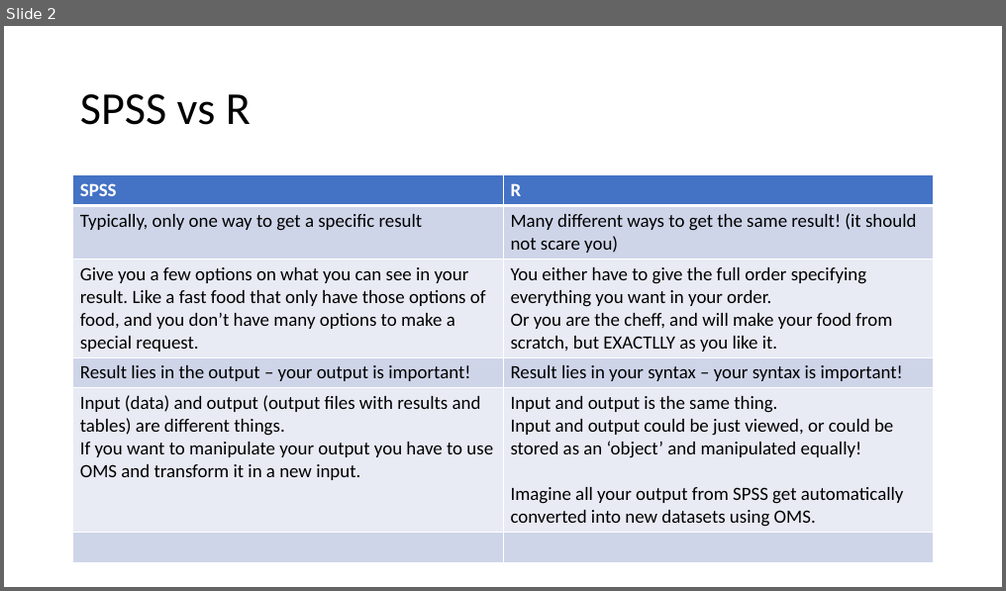
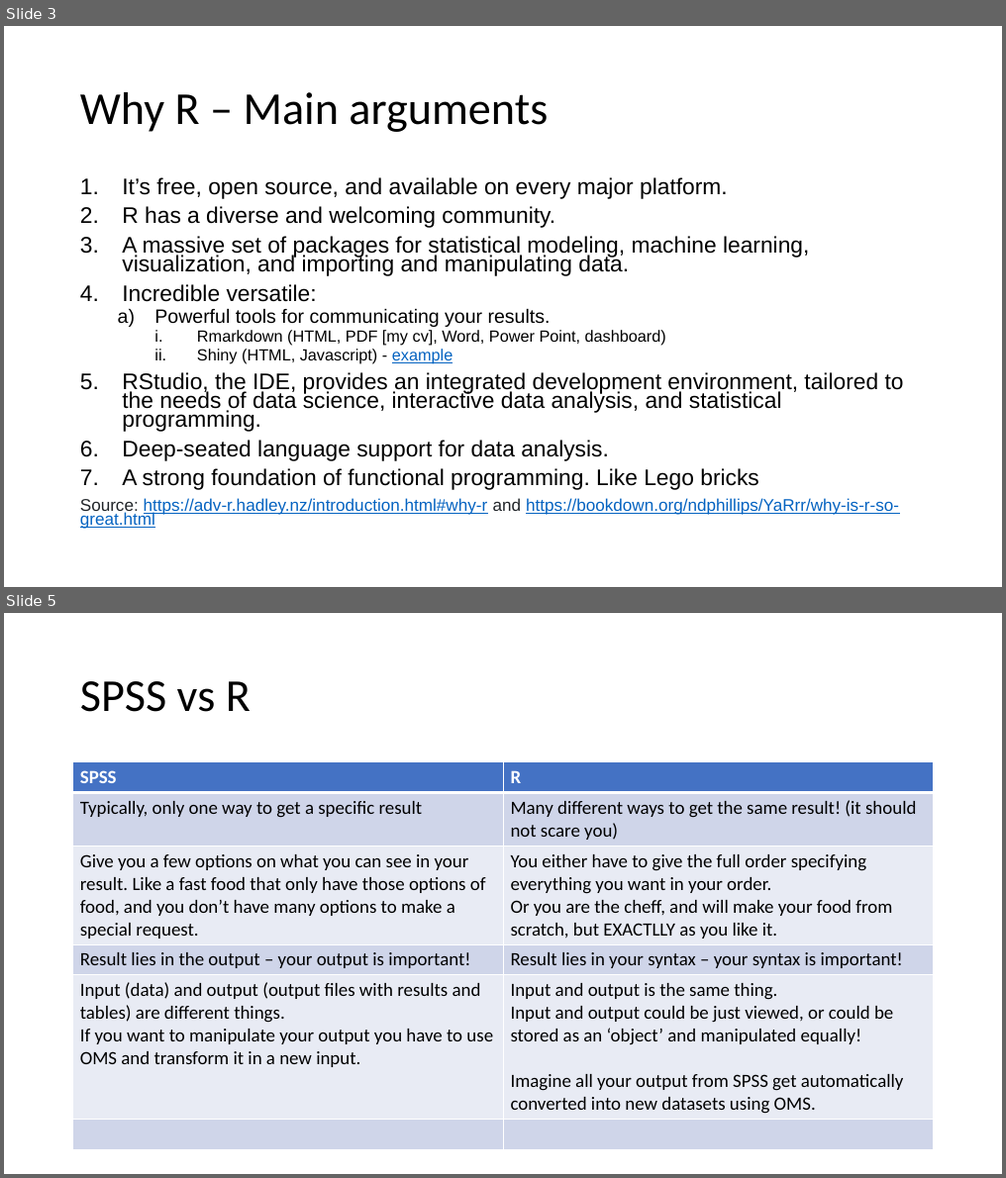
Before and after one commit to ruampimentel/SPSS_to_R, a slide deck: Slides - Data Cleaning.pptx. Shown one above the other, each under a label of ours: slide 2 before the commit, slides 3 and 5 after it; the slides between them are not shown. The pictures are 1006x591 and 1006x1178 pixels, drawn with LibreOffice and Linux fonts; fonts in the diff are those of the drawing. Boxes give left, top, right and bottom in pixels: in the first picture for what was removed or moved away, otherwise in the second. Text is boxed around its words. In the diff, an @@ line names an element or a change of style, - is before the commit and + after.

```diff
--- a/Slides - Data Cleaning.pptx
+++ b/Slides - Data Cleaning.pptx
@@ slide 3 added at [4, 26, 1002, 587], background #FFFFFF @@
@@ title added at [80, 92, 548, 132], 44 pt, text #000000 @@
+Why R – Main arguments
@@ text added at [80, 177, 904, 529], 21.7 pt, text #000000 @@
+1. It’s free, open source, and available on every major platform.
+2. R has a diverse and welcoming community.
+3. A massive set of packages for statistical modeling, machine learning, visualization, and importing and manipulating data.
+4. Incredible versatile:
+  a) Powerful tools for communicating your results.
+    i. Rmarkdown (HTML, PDF [my cv], Word, Power Point, dashboard)
+    ii. Shiny (HTML, Javascript) - example
+5. RStudio, the IDE, provides an integrated development environment, tailored to the needs of data science, interactive data analysis, and statistical programming.
+6. Deep-seated language support for data analysis.
+7. A strong foundation of functional programming. Like Lego bricks
+Source: https://adv-r.hadley.nz/introduction.html#why-r and https://bookdown.org/ndphillips/YaRrr/why-is-r-so-great.html
@@ what was slide 2 is now slide 5 @@
```
Also in this commit, not shown: 9 slides changed, 12 other slides added, 2 slides removed, 14 other files.
